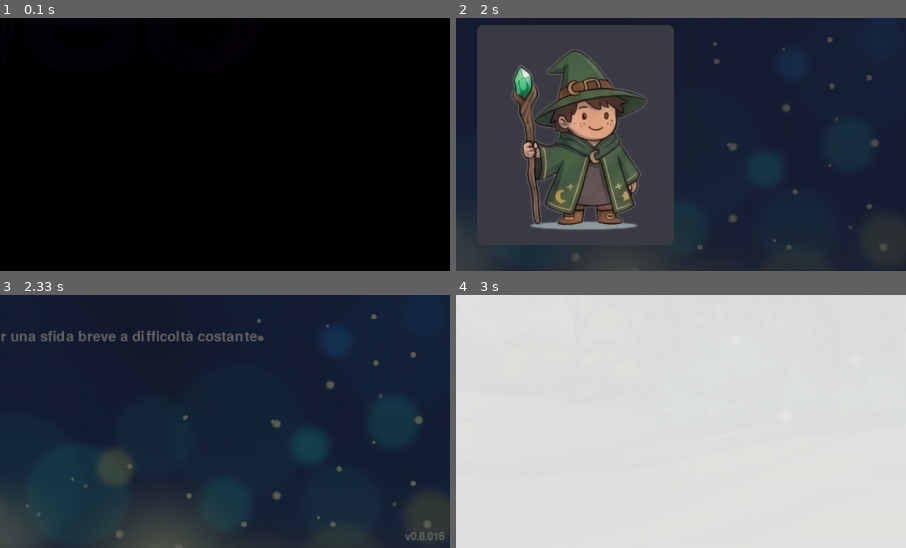
Above: before the commit, frames 1-4 (two rows, left to right).
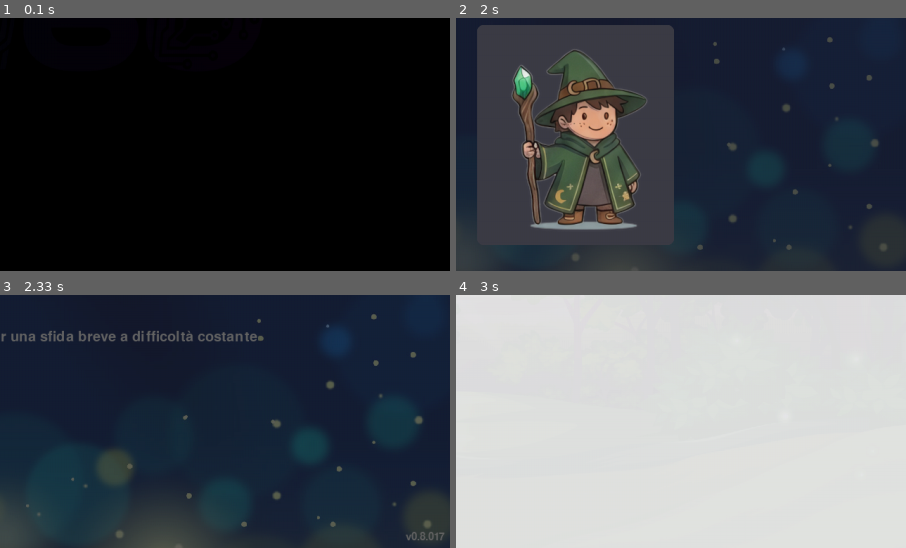
Above: after the commit, the same moments.

Repository: thefactor82/math-wizard
Game: pygame game, started from math-wizard.py
Same seed, same stepped clock (60 frames per second), same inputs: the game is played once before the commit and once after it.
Inputs (mouse positions are % of the whole screen's width and height, from its top left):
- Up to frame 1 (0.1 s): no input
- Up to frame 2 (2 s): hold Right 0.33-0.8 s; hold Up 0.88-1.18 s; move the mouse to (46, 54) at 0.92 s; click "Nuovo profilo" at 1.27 s; type "an" at 1.55 s; type "n" at 1.75 s; tap Enter at 1.88 s
- Up to frame 3 (2.33 s): tap F at 2.05 s
- Up to frame 4 (3 s): tap 1 at 2.38 s; tap Enter at 2.72 s
The pictures show only the part of the screen within x 50-100%, y 50-100%; the shares and areas given below are measured in that part.

Frames 1-2 are identical in both runs. In frame 3, less than 0.1% of the frame differs, in the area x 90-99%, y 94-97%; in frame 4, nothing differs.

Commit message:
v0.8.017: idle frame2 scalato 3px piu corto

Diff:
--- a/math-wizard.py
+++ b/math-wizard.py
@@ -383,7 +383,7 @@
         for key ,path in [("F",resource_path ("graphics/players/playerf.png")),("M",resource_path ("graphics/players/playerm.png"))]:
             idle_frames =self .load_spritesheet (path ,160 ,1 ,row =1 ,rows =2 ,cols =4 ,frame_offset =0 ,flip_x =False ,scale =False )
             frame0 =idle_frames [0 ].copy ()
-            frame1 =pygame .transform .scale (frame0 ,(frame0 .get_width (),frame0 .get_height ()-2 ))
+            frame1 =pygame .transform .scale (frame0 ,(frame0 .get_width (),frame0 .get_height ()-3 ))
             idle_frames =[frame0 ,frame1 ]
             profile_img =self .load_spritesheet (path ,160 ,1 ,row =1 ,rows =2 ,cols =4 ,frame_offset =0 ,flip_x =False ,scale =False )[0 ]
             hit_frame =self .load_spritesheet (path ,160 ,1 ,row =1 ,rows =2 ,cols =4 ,frame_offset =3 ,flip_x =False ,scale =False )[0 ]
@@ -503,7 +503,7 @@
         self .story_idx =0
         self .num_story_levels =sum (1 for e in self .story_entries if e .get ("tipo")=="livello")
 
-        self .version ="0.8.016"
+        self .version ="0.8.017"
 
         self .profiles =[]
         self .current_profile =""
